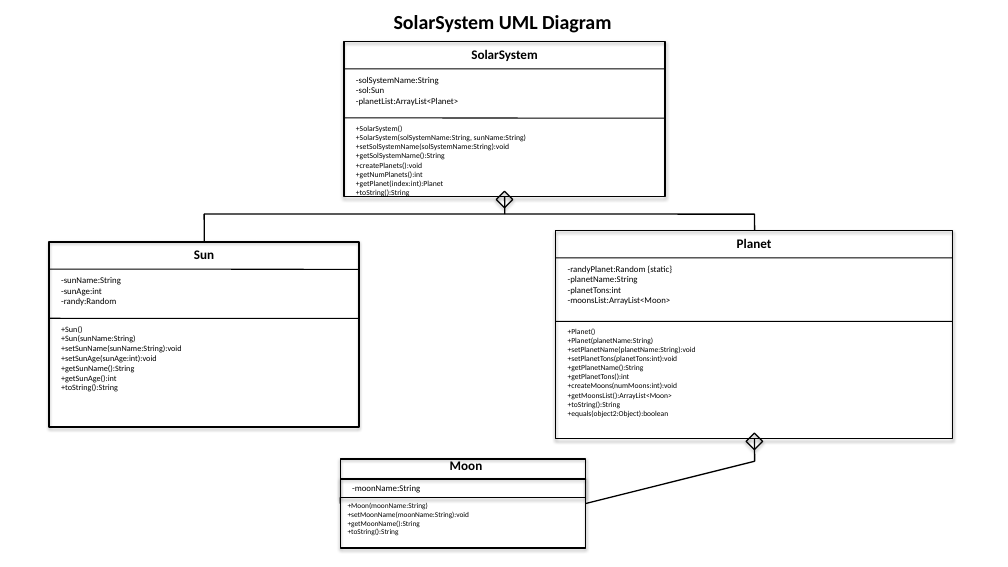
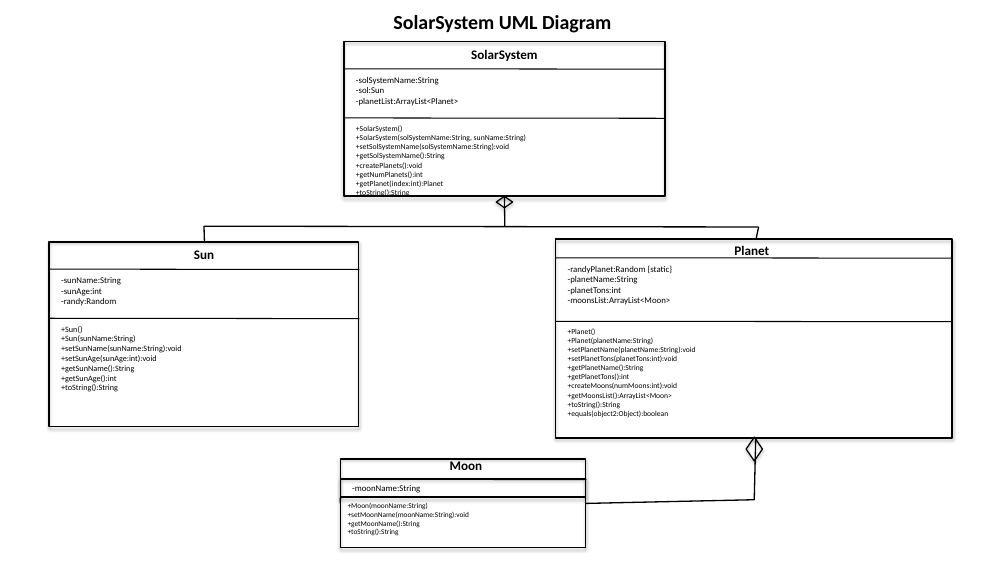
Before and after one commit to ikeikeken/CSC-300, a slide deck: slide 1 of Lesson 3 - Reviewing Java Implementation of OO Principles - Part 1/Homework - Lesson 3 - Reviewing Java Implementation of OO Principles - Part 1/SolarSystemUML.pptx. Drawn at 1008x567 pixels with LibreOffice and Linux fonts; fonts in the diff are those of the drawing. Boxes give left, top, right and bottom in pixels: in the first picture for what was removed or moved away, otherwise in the second. Text is boxed around its words. In the diff, an @@ line names an element or a change of style, - is before the commit and + after.

```diff
--- a/Lesson 3 - Reviewing Java Implementation of OO Principles - Part 1/Homework - Lesson 3 - Reviewing Java Implementation of OO Principles - Part 1/SolarSystemUML.pptx
+++ b/Lesson 3 - Reviewing Java Implementation of OO Principles - Part 1/Homework - Lesson 3 - Reviewing Java Implementation of OO Principles - Part 1/SolarSystemUML.pptx
@@ diamond: place and size @@
-diamond at [496,191,513,208]
+diamond at [496,197,513,208]
@@ line moved from (504, 197) - (505, 214) to (504, 197) - (505, 227) @@
@@ line moved from (204, 214) - (755, 214) to (204, 226) - (758, 227) @@
@@ line moved from (204, 214) - (204, 242) to (204, 226) - (204, 242) @@
@@ rectangle: place and size @@
-rectangle at [556,231,953,439]
+rectangle at [556,239,953,438]
@@ text "Planet": place and size @@
-text "Planet" at [737,238,772,248]
+text "Planet" at [734,246,769,259]
@@ line moved from (755, 214) - (755, 231) to (758, 227) - (756, 240) @@
@@ diamond: place and size @@
-diamond at [746,433,763,450]
+diamond at [746,437,763,461]
@@ line moved from (755, 439) - (755, 461) to (756, 437) - (755, 500) @@
@@ line removed from (755, 461) to (755, 461) @@
@@ line moved from (755, 461) - (586, 504) to (755, 500) - (586, 504) @@
```
Also in this commit, not shown: 1 other file.
